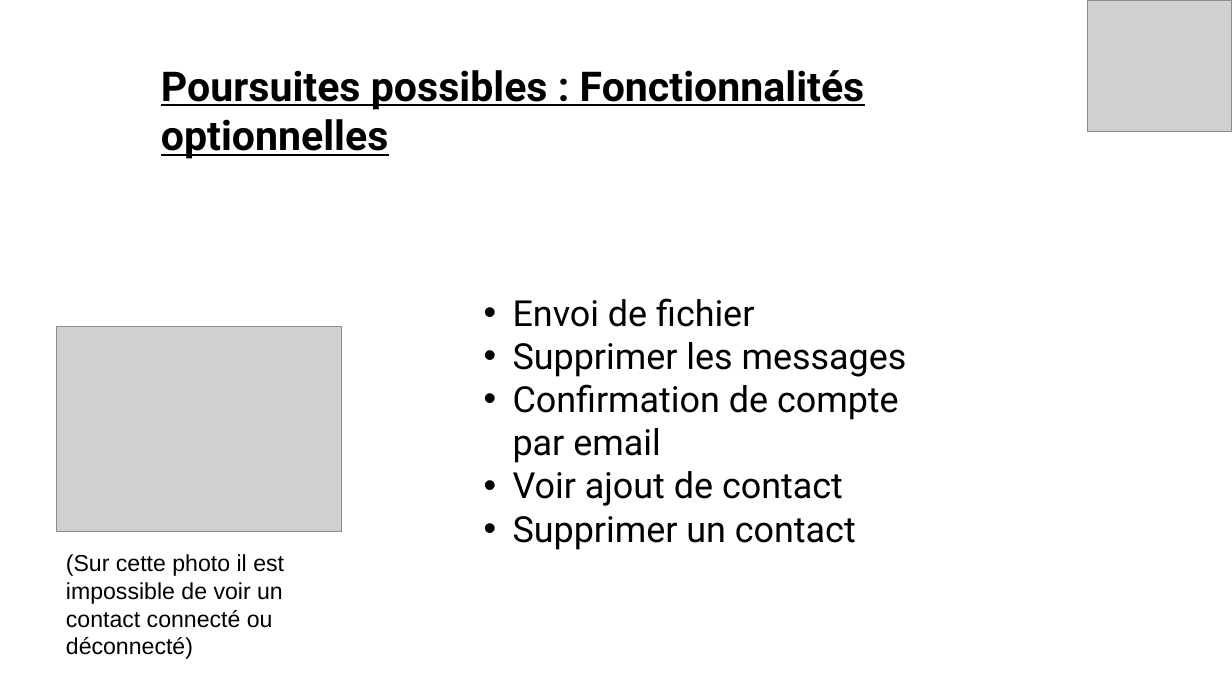
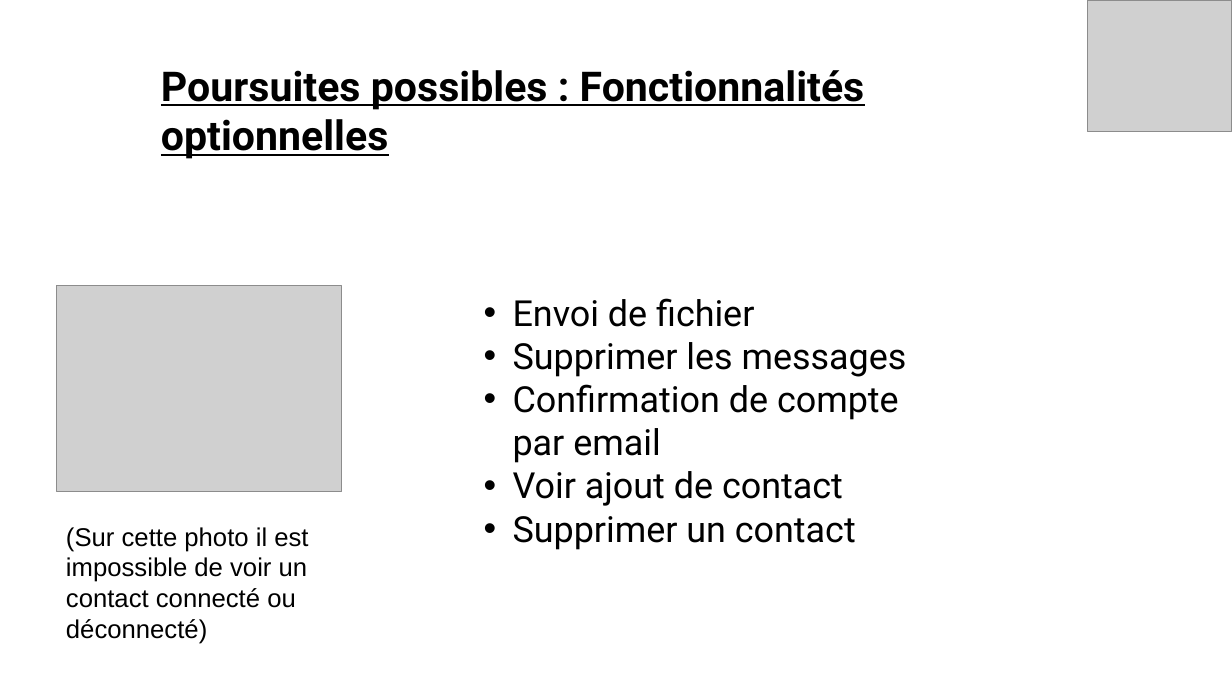
Before and after one commit to vento11b/mini-projet2, a slide deck: slide 12 of Présentation/TOKI.pptx. Drawn at 1232x693 pixels with LibreOffice and Linux fonts; fonts in the diff are those of the drawing; grey boxes stand for pictures. Boxes give left, top, right and bottom in pixels: in the first picture for what was removed or moved away, otherwise in the second. Text is boxed around its words. In the diff, an @@ line names an element or a change of style, - is before the commit and + after.

```diff
--- a/Présentation/TOKI.pptx
+++ b/Présentation/TOKI.pptx
@@ picture: place and size @@
-picture at bbox=[57, 326, 342, 532]
+picture at bbox=[57, 287, 342, 493]
@@ text "(Sur cette photo il est ...": place and size @@
-text "(Sur cette photo il est ..." at bbox=[66, 554, 284, 659]
+text "(Sur cette photo il est ..." at bbox=[66, 527, 308, 644]
@@ text "(Sur cette photo il est ..." at bbox=[66, 527, 308, 644]: size 18 to 20 pt @@
```
Also in this commit, not shown: 7 other slides changed, 1 other file.
